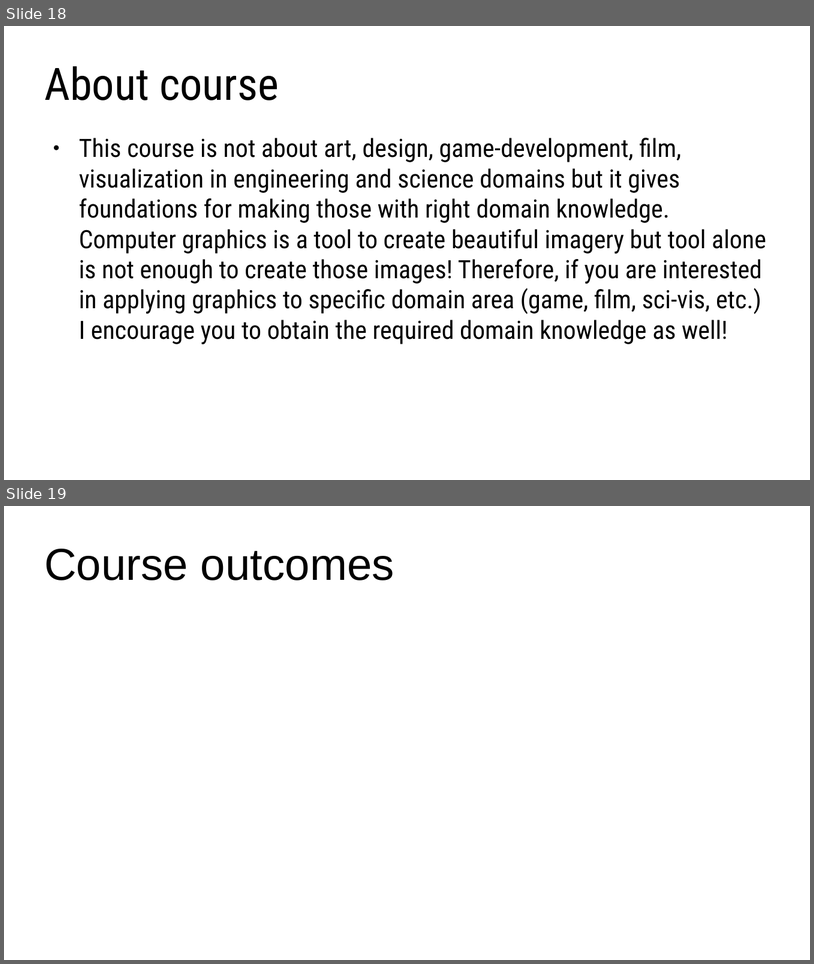
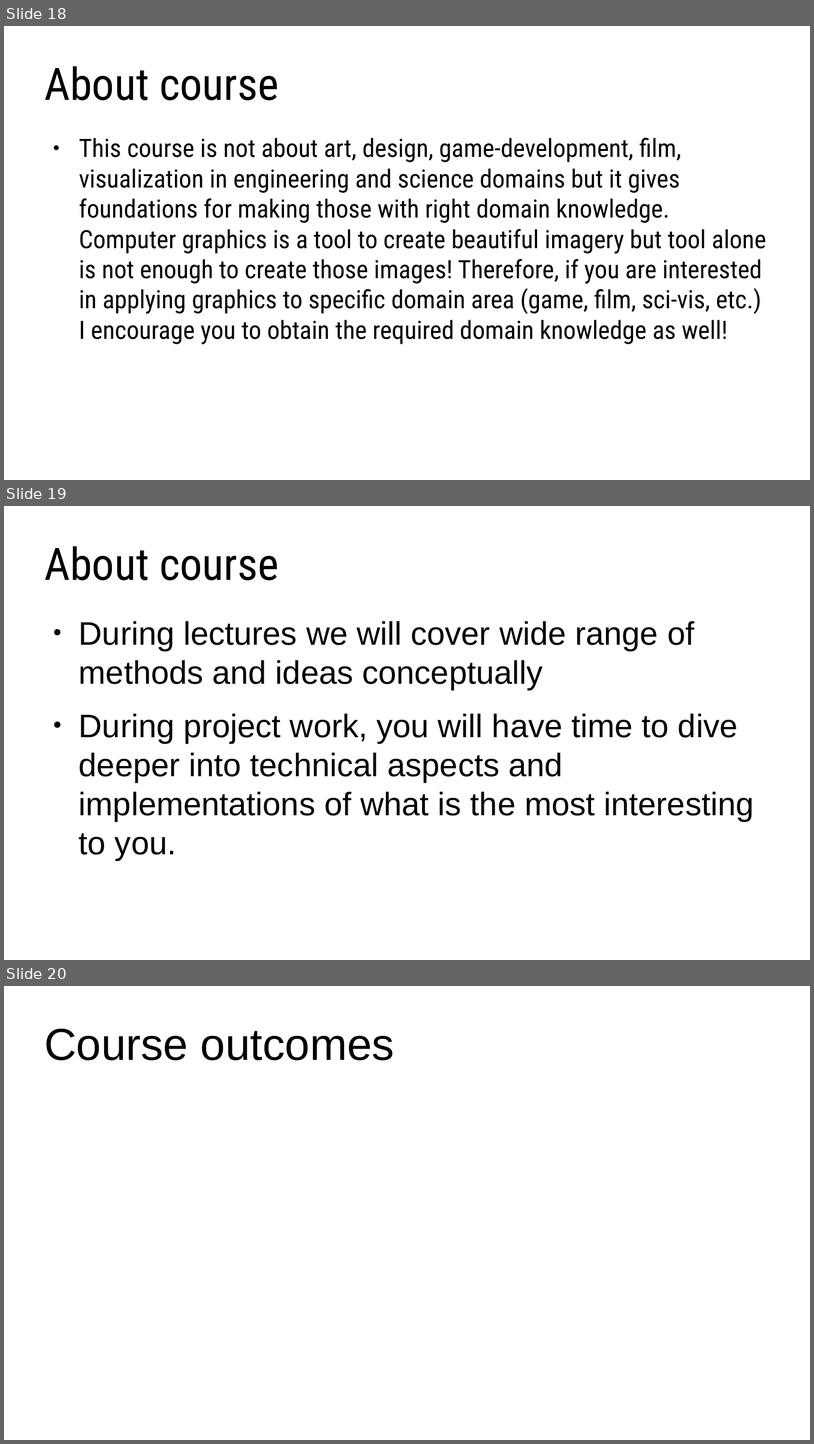
Before and after one commit to lorentzo/IntroductionToComputerGraphics, a slide deck: lectures/1_introduction/introduction.odp. Shown one above the other, each under a label of ours: slides 18 and 19 before the commit, slides 18, 19 and 20 after it. The pictures are 814x964 and 814x1444 pixels, drawn with LibreOffice and Linux fonts; fonts in the diff are those of the drawing. Boxes give left, top, right and bottom in pixels: in the first picture for what was removed or moved away, otherwise in the second. Text is boxed around its words. In the diff, an @@ line names an element or a change of style, - is before the commit and + after.

```diff
--- a/lectures/1_introduction/introduction.odp
+++ b/lectures/1_introduction/introduction.odp
@@ slide 19 added at [4, 506, 810, 960], background #FFFFFF @@
@@ title added at [44, 546, 279, 580], 44 pt, text #000000 @@
+About course
@@ text added at [79, 621, 755, 859], 32 pt, text #000000 @@
+● During lectures we will cover wide range of methods and ideas conceptually
+● During project work, you will have time to dive deeper into technical aspects and implementations of what is the most interesting to you.
@@ what was slide 19 is now slide 20 @@
```
Also in this commit, not shown: 5 other files.
